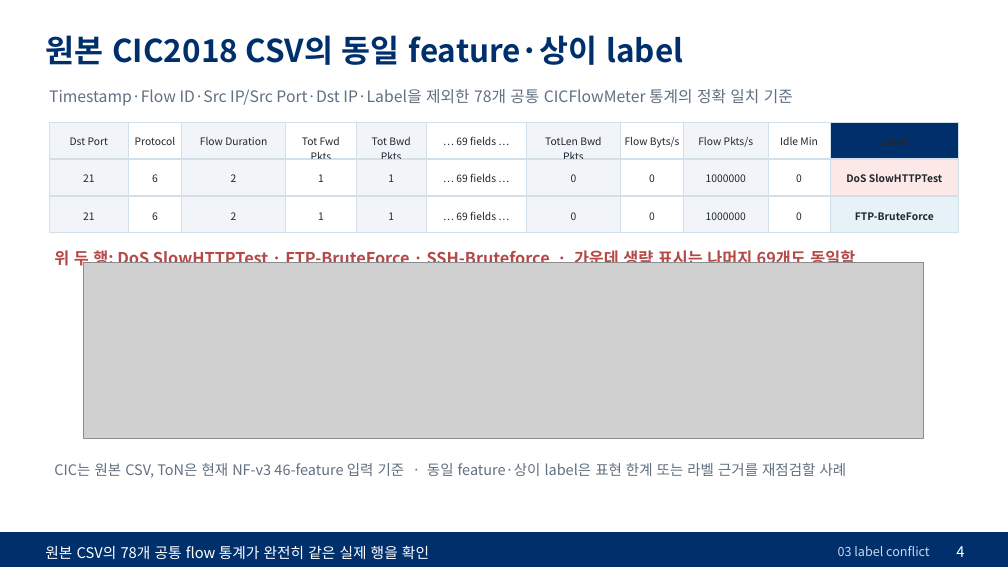
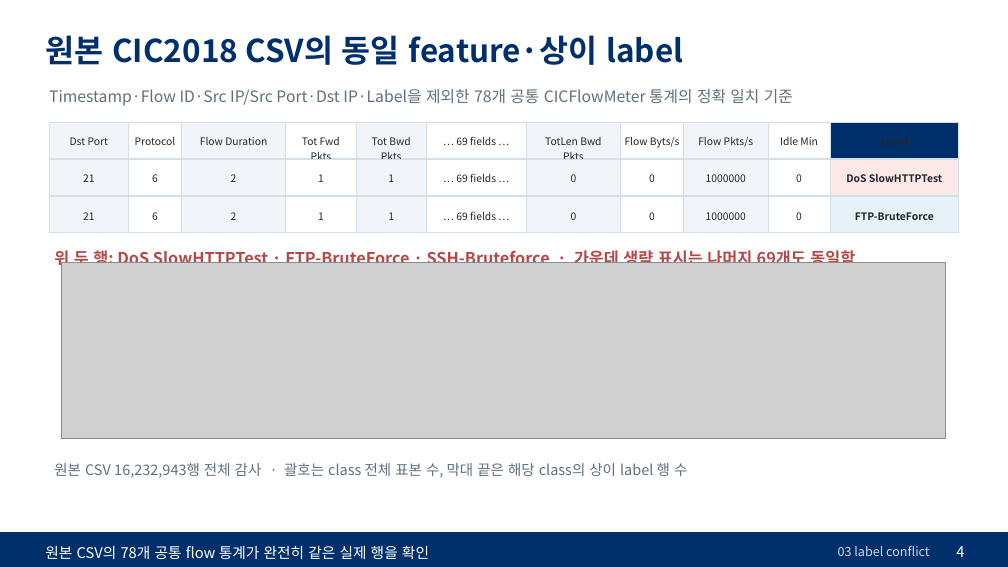
Before and after one commit to westpark9/imbal_cic, a slide deck: slide 4 of docs/slides/kor/20261029_PCAP_연구방향.pptx. Drawn at 1008x567 pixels with LibreOffice and Linux fonts; fonts in the diff are those of the drawing; grey boxes stand for pictures. Boxes give left, top, right and bottom in pixels: in the first picture for what was removed or moved away, otherwise in the second. Text is boxed around its words. In the diff, an @@ line names an element or a change of style, - is before the commit and + after.

Commit message:
focus CSV conflict slide on original CIC2018

```diff
--- a/docs/slides/kor/20261029_PCAP_연구방향.pptx
+++ b/docs/slides/kor/20261029_PCAP_연구방향.pptx
@@ picture: place and size @@
-picture at box(83, 262, 923, 439)
+picture at box(61, 262, 945, 439)
@@ text at box(54, 463, 687, 478): text changed @@
-CIC는 원본 CSV, ToN은 현재 NF-v3 46-feature 입력 기준 · 동일 feature·상이 label은 표현 한계 또는 라벨 근거를 재점검할 사례
+원본 CSV 16,232,943행 전체 감사 · 괄호는 class 전체 표본 수, 막대 끝은 해당 class의 상이 label 행 수
```
Also in this commit, not shown: 14 other files.
